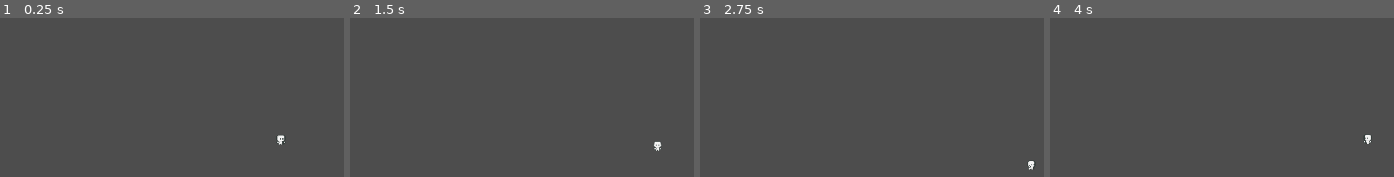
Above: before the commit, frames 1-4 (left to right).
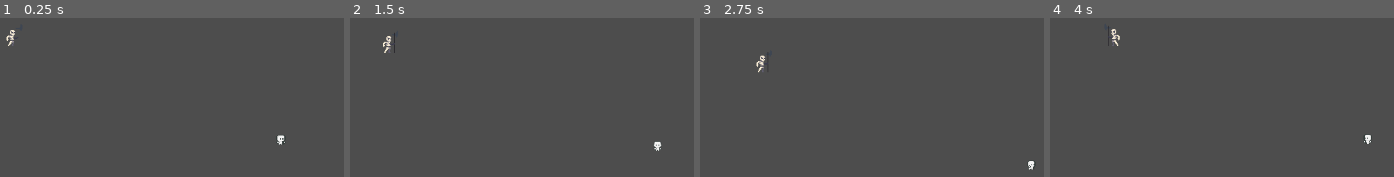
Above: after the commit, the same moments.

Repository: upron/Projekti_I
Game: Godot game, scene res://playground.tscn
Same seed, same stepped clock (60 frames per second), same inputs: the game is played once before the commit and once after it.
Inputs:
- Up to frame 1 (0.25 s): no input
- Up to frame 2 (1.5 s): tap Enter at 0.5 s; hold D (right) 0.53-1.28 s; hold S (down) from 1.28 s (still down)
- Up to frame 3 (2.75 s): release S (down) at 2.03 s; hold D (right) from 2.03 s (still down)
- Up to frame 4 (4 s): release D (right) at 2.78 s; hold W (up) 2.78-3.53 s; hold A (left) from 3.53 s (still down)

The runs differ from the first frame. In frame 1, 0.1% of the frame differs, in the area x 1-5%, y 7-18%; in frame 2, 0.2%, in the area x 9-14%, y 9-23%; in frame 3, 0.2%; in frame 4, 0.2%.
Error after the commit: Cannot call method 'play' on a null value. (res://Player/scripts/Player.gd:62)

Commit message:
Enemy attack animaatio
attack animaatio lisätty

Diff:
--- /dev/null
+++ b/enemy/enemy.gd
@@ -0,0 +1,11 @@
+extends Node
+
+
+# Called when the node enters the scene tree for the first time.
+func _ready() -> void:
+	pass # Replace with function body.
+
+
+# Called every frame. 'delta' is the elapsed time since the previous frame.
+func _process(delta: float) -> void:
+	pass
--- a/enemy/enemy.tscn
+++ b/enemy/enemy.tscn
@@ -1,16 +1,84 @@
-[gd_scene load_steps=3 format=3 uid="uid://j4xbaayli7km"]
+[gd_scene load_steps=7 format=3 uid="uid://j4xbaayli7km"]
 
 [ext_resource type="Script" path="res://Player/scripts/Player.gd" id="1_g5bkf"]
+[ext_resource type="Texture2D" uid="uid://6kgwlsxltsit" path="res://enemy/Skeleton/Sprite Sheets/Skeleton Attack.png" id="2_rarp8"]
 
-[sub_resource type="CircleShape2D" id="CircleShape2D_trntf"]
-radius = 44.5533
+[sub_resource type="CapsuleShape2D" id="CapsuleShape2D_tapls"]
+radius = 8.0
 
-[node name="Player" type="CharacterBody2D"]
+[sub_resource type="Animation" id="Animation_oxau8"]
+resource_name = "Attack"
+tracks/0/type = "value"
+tracks/0/imported = false
+tracks/0/enabled = true
+tracks/0/path = NodePath(".:frame")
+tracks/0/interp = 1
+tracks/0/loop_wrap = true
+tracks/0/keys = {
+"times": PackedFloat32Array(0, 0.966667),
+"transitions": PackedFloat32Array(1, 1),
+"update": 0,
+"values": [0, 17]
+}
+tracks/1/type = "value"
+tracks/1/imported = false
+tracks/1/enabled = true
+tracks/1/path = NodePath(".:position")
+tracks/1/interp = 1
+tracks/1/loop_wrap = true
+tracks/1/keys = {
+"times": PackedFloat32Array(0),
+"transitions": PackedFloat32Array(1),
+"update": 0,
+"values": [Vector2(0, 0)]
+}
+
+[sub_resource type="Animation" id="Animation_tnb7w"]
+length = 0.001
+tracks/0/type = "value"
+tracks/0/imported = false
+tracks/0/enabled = true
+tracks/0/path = NodePath(".:frame")
+tracks/0/interp = 1
+tracks/0/loop_wrap = true
+tracks/0/keys = {
+"times": PackedFloat32Array(0),
+"transitions": PackedFloat32Array(1),
+"update": 1,
+"values": [0]
+}
+tracks/1/type = "value"
+tracks/1/imported = false
+tracks/1/enabled = true
+tracks/1/path = NodePath(".:position")
+tracks/1/interp = 1
+tracks/1/loop_wrap = true
+tracks/1/keys = {
+"times": PackedFloat32Array(0),
+"transitions": PackedFloat32Array(1),
+"update": 0,
+"values": [Vector2(0, 0)]
+}
+
+[sub_resource type="AnimationLibrary" id="AnimationLibrary_2jwle"]
+_data = {
+"Attack": SubResource("Animation_oxau8"),
+"RESET": SubResource("Animation_tnb7w")
+}
+
+[node name="enemy" type="CharacterBody2D"]
+position = Vector2(255, 173)
 script = ExtResource("1_g5bkf")
 
 [node name="CollisionShape2D" type="CollisionShape2D" parent="."]
-shape = SubResource("CircleShape2D_trntf")
+position = Vector2(-11, 5)
+shape = SubResource("CapsuleShape2D_tapls")
 
-[node name="Sprite2D" type="Sprite2D" parent="CollisionShape2D"]
+[node name="Sprite2D" type="Sprite2D" parent="."]
+texture = ExtResource("2_rarp8")
+hframes = 18
 
-[node name="AnimationPlayer" type="AnimationPlayer" parent="CollisionShape2D/Sprite2D"]
+[node name="AnimationPlayer" type="AnimationPlayer" parent="Sprite2D"]
+libraries = {
+"": SubResource("AnimationLibrary_2jwle")
+}
--- a/playground.tscn
+++ b/playground.tscn
@@ -1,7 +1,11 @@
-[gd_scene load_steps=2 format=3 uid="uid://b63fmbfunx0rc"]
+[gd_scene load_steps=3 format=3 uid="uid://b63fmbfunx0rc"]
 
 [ext_resource type="PackedScene" uid="uid://dx78rf0de53n4" path="res://Player/player.tscn" id="1_7yash"]
+[ext_resource type="PackedScene" uid="uid://j4xbaayli7km" path="res://enemy/enemy.tscn" id="2_nqfth"]
 
 [node name="Playground" type="Node2D"]
 
 [node name="Player" parent="." instance=ExtResource("1_7yash")]
+
+[node name="Player2" parent="." instance=ExtResource("2_nqfth")]
+position = Vector2(73, 146)
